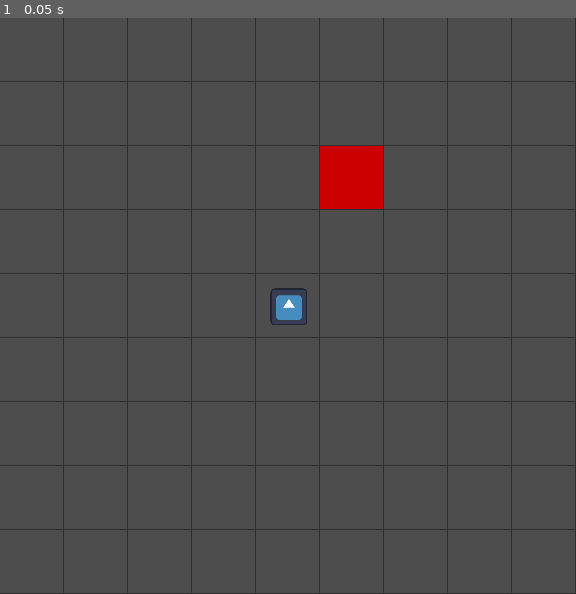
Above: before the commit, frame 1.
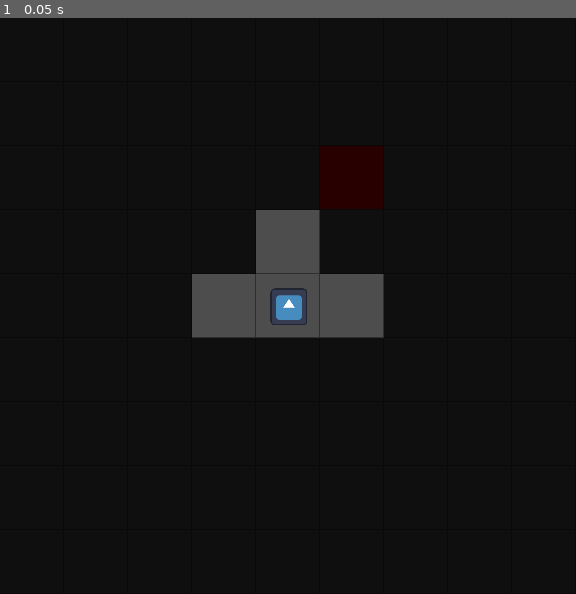
Above: after the commit, the same moment.

Repository: joacoague15/GameV0.1
Game: Godot game, scene res://game.tscn
The game is run twice, just before and just after one commit, with the same random seed, the same clock (stepped at 60 frames per second) and the same inputs. The engine's default icon, where the game draws it, is replaced by a stand-in: a white triangle on a blue panel in a dark square.
Inputs:
- Up to frame 1 (0.05 s): no input

The runs differ from the first frame. In frame 1, 95% of the frame differs, in the area x 0-100%, y 0-100%.

Commit message:
First version of game light

Diff:
--- a/game.gd
+++ b/game.gd
@@ -82,36 +82,44 @@
 
 func _draw() -> void:
 	var col_normal := Color(0.18, 0.18, 0.18, 1.0)
-	var col_recharge := Color(0.0, 0.8, 0.0, 1.0)  # green
-	var col_trap := Color(0.8, 0.0, 0.0, 1.0)      # red
-	var col_exit := Color(0.95, 0.9, 0.1, 1.0)     # yellow
-	var thick := 1.0
+	var col_recharge := Color(0.0, 0.8, 0.0, 1.0)
+	var col_trap := Color(0.8, 0.0, 0.0, 1.0)
+	var col_exit := Color(0.95, 0.9, 0.1, 1.0)
+	var dark := Color(0, 0, 0, 0.8)
+
 	var w := grid_size.x * cell_size.x
 	var h := grid_size.y * cell_size.y
 	var top_left := grid_origin
 
-	# Green recharge tiles
+	# draw tiles
 	for cell in recharge_tiles:
 		var rect := Rect2(grid_origin + Vector2(cell.x * cell_size.x, cell.y * cell_size.y), Vector2(cell_size))
 		draw_rect(rect, col_recharge)
 
-	# Red trap tiles
 	for cell in trap_tiles:
 		var rect := Rect2(grid_origin + Vector2(cell.x * cell_size.x, cell.y * cell_size.y), Vector2(cell_size))
 		draw_rect(rect, col_trap)
 
-	# Yellow exit tile
 	if exit_tile != Vector2i(-1, -1):
 		var rect := Rect2(grid_origin + Vector2(exit_tile.x * cell_size.x, exit_tile.y * cell_size.y), Vector2(cell_size))
 		draw_rect(rect, col_exit)
 
-	# Grid lines
+	# grid lines
 	for x in range(grid_size.x + 1):
 		var p := top_left + Vector2(float(x * cell_size.x), 0.0)
-		draw_line(p, p + Vector2(0.0, float(h)), col_normal, thick)
+		draw_line(p, p + Vector2(0.0, float(h)), col_normal, 1.0)
 	for y in range(grid_size.y + 1):
 		var p := top_left + Vector2(0.0, float(y * cell_size.y))
-		draw_line(p, p + Vector2(float(w), 0.0), col_normal, thick)
+		draw_line(p, p + Vector2(float(w), 0.0), col_normal, 1.0)
+
+	# visibility mask
+	var visible := get_visible_tiles()
+	for x in range(grid_size.x):
+		for y in range(grid_size.y):
+			var cell := Vector2i(x,y)
+			if not visible.has(cell):
+				var rect := Rect2(grid_origin + Vector2(cell.x * cell_size.x, cell.y * cell_size.y), Vector2(cell_size))
+				draw_rect(rect, dark)
 
 func _process(_dt: float) -> void:
 	queue_redraw()
@@ -134,3 +142,27 @@
 
 func is_exit_tile(cell: Vector2i) -> bool:
 	return exit_tile == cell
+
+func get_visible_tiles() -> Array[Vector2i]:
+	var tiles: Array[Vector2i] = []
+	var p = player.grid_pos
+	var dir = player.facing
+
+	# forward
+	var forward = p + dir
+	if in_bounds(forward): tiles.append(forward)
+
+	# left (perpendicular)
+	var left := Vector2i(-dir.y, dir.x)
+	var forward_left = p + left
+	if in_bounds(forward_left): tiles.append(forward_left)
+
+	# right (perpendicular)
+	var right := Vector2i(dir.y, -dir.x)
+	var forward_right = p + right
+	if in_bounds(forward_right): tiles.append(forward_right)
+
+	# current tile (always visible)
+	tiles.append(p)
+
+	return tiles
--- a/player.gd
+++ b/player.gd
@@ -25,14 +25,16 @@
 		if abs(d.x) + abs(d.y) == 1:
 			_move_to_cell(clicked_cell)
 
+var facing: Vector2i = Vector2i(0, -1)
+
 func _move_to_cell(next: Vector2i) -> void:
 	if not game.in_bounds(next):
 		return
+	var delta := next - grid_pos
+	if abs(delta.x) + abs(delta.y) == 1:
+		facing = delta
 	grid_pos = next
-
-	# ⚡ Trigger tile effects immediately upon entering
 	_check_special_tiles()
-
 	var target: Vector2 = game.cell_to_world(grid_pos)
 	_tween_to(target)
 
